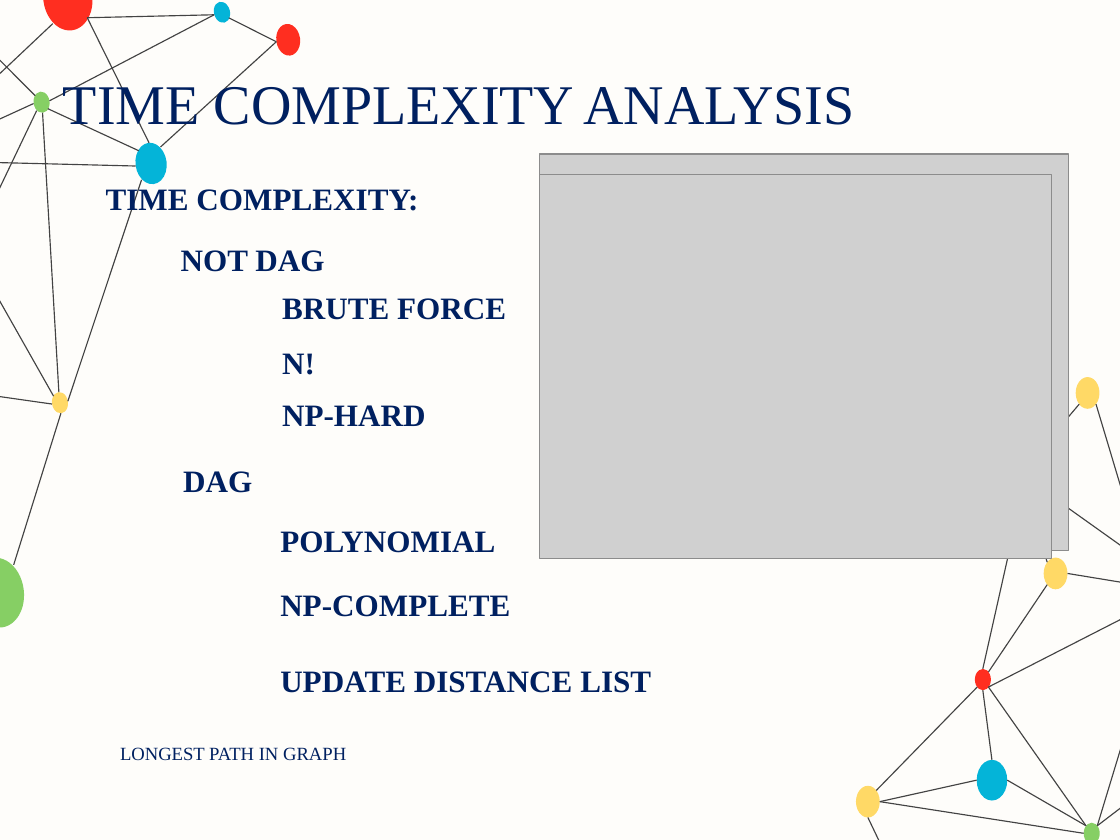
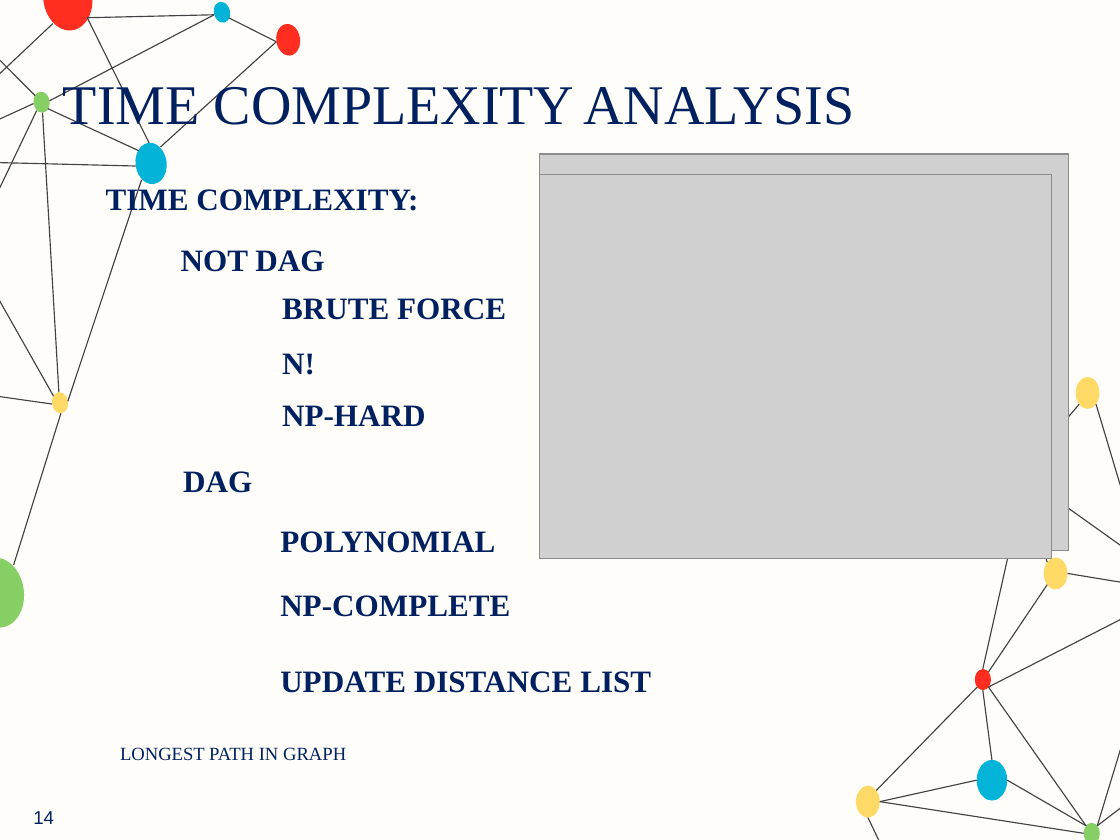
Before and after one commit to ParsaMohammadpour/advanced-algorithm-assignments, a slide deck: slide 14 of presentation/Longest_Path_Problem_in_Graphs.pptx. Drawn at 1120x840 pixels with LibreOffice and Linux fonts; fonts in the diff are those of the drawing; grey boxes stand for pictures; background and template pictures are left out. Boxes give left, top, right and bottom in pixels: in the first picture for what was removed or moved away, otherwise in the second. Text is boxed around its words. In the diff, an @@ line names an element or a change of style, - is before the commit and + after.

```diff
--- a/presentation/Longest_Path_Problem_in_Graphs.pptx
+++ b/presentation/Longest_Path_Problem_in_Graphs.pptx
@@ page number added at (33,811,54,824), 12 pt, text #002060 @@
+14
```
Also in this commit, not shown: 14 other slides changed.
